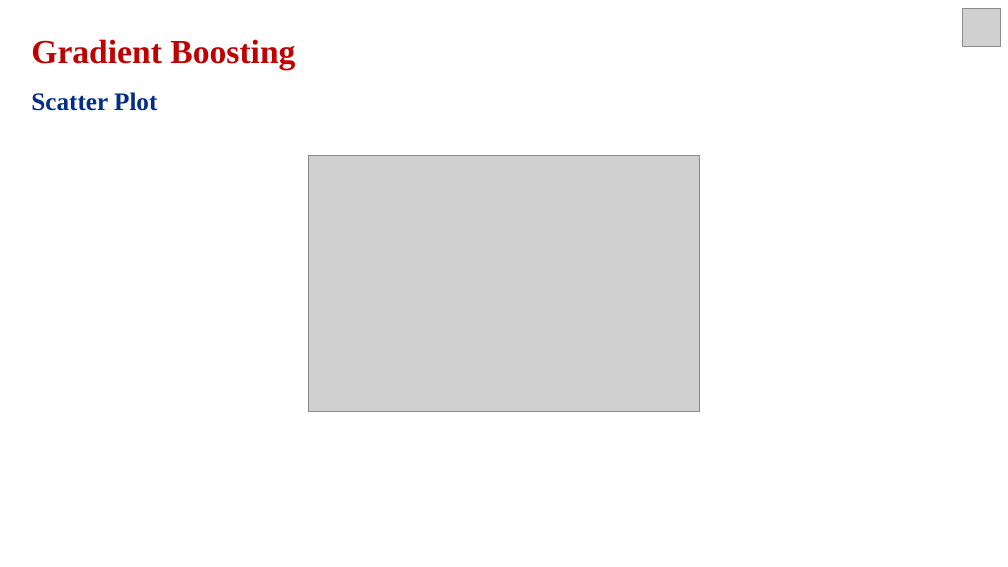
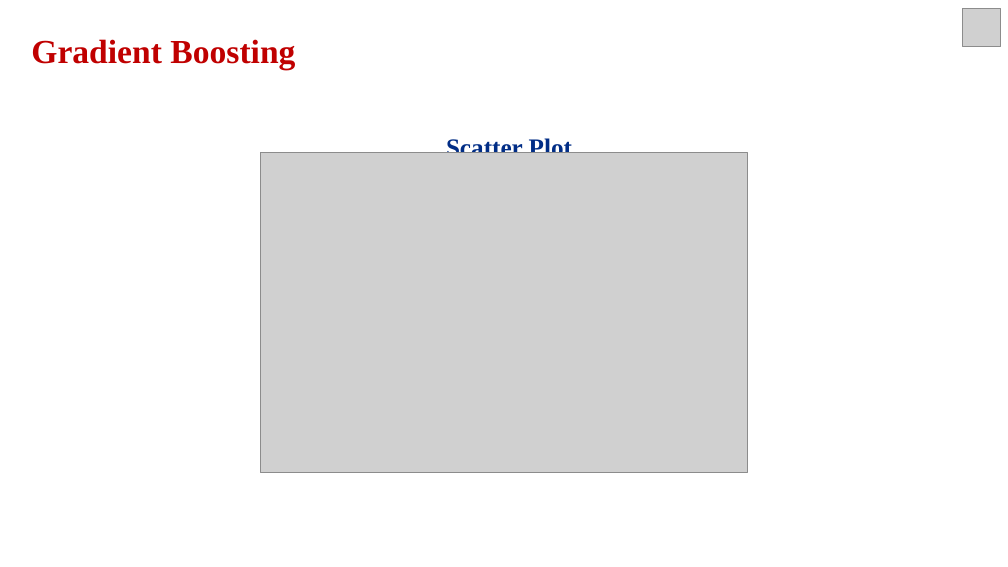
Before and after one commit to vivek16pawar/Retail-Sales-Prediction, a slide deck: slide 23 of Regression_Presentation.pptx. Drawn at 1008x567 pixels with LibreOffice and Linux fonts; fonts in the diff are those of the drawing; grey boxes stand for pictures. Boxes give left, top, right and bottom in pixels: in the first picture for what was removed or moved away, otherwise in the second. Text is boxed around its words. In the diff, an @@ line names an element or a change of style, - is before the commit and + after.

```diff
--- a/Regression_Presentation.pptx
+++ b/Regression_Presentation.pptx
@@ text at [446,136,572,153]: alignment justified to centre @@
@@ picture: place and size @@
-picture at [309,155,700,412]
+picture at [260,153,747,473]
```
Also in this commit, not shown: 5 other slides changed.
